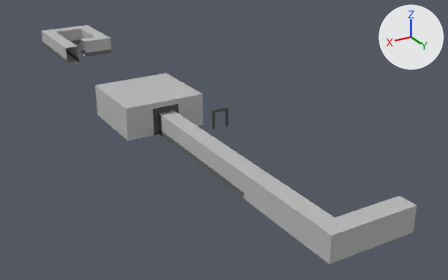
A saved change to the Blender file Working/Scenes/level4.blend.
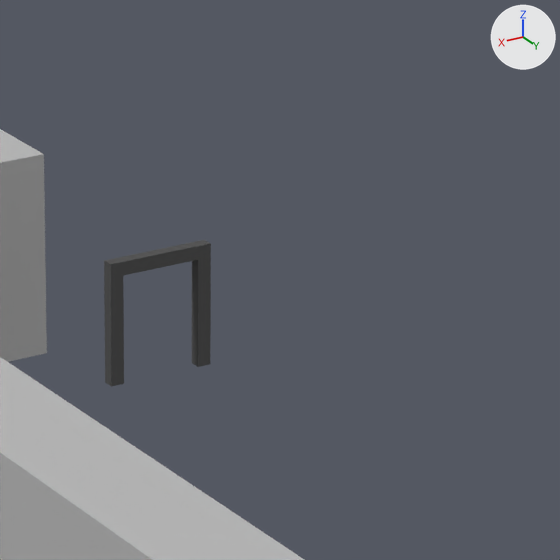
There are two pictures of each version: one whole from a camera (50 mm lens) standing at (-7.1, 179.1, 47.9) and looking at (-68.2, 77.1, -3.1), one close up on the part from 44% to 63% of the width and 25% to 56% of the height. Every picture has the same lights, and +X, +Y and +Z are marked at upper right. The same objects are shown in both versions, whatever each file hides.

In view in the first close-up: '1_Cube', '1_Plane'.
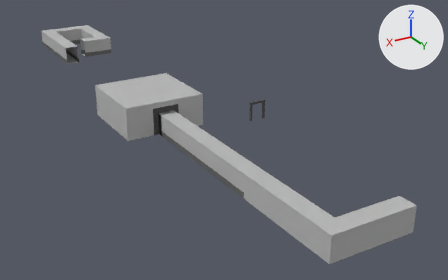
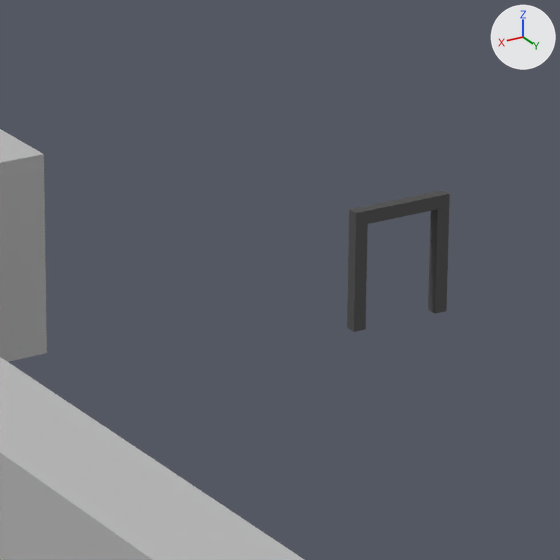
Boxes [x1, y1, x2, y2] around the edits, measured in the close-ups (560 x 560 px):
```json
{"object": "1_Cube", "change": "moved", "before": [104, 240, 211, 387], "after": [347, 190, 450, 332]}
```

Edits to the scene script, one JSON object a line:
```json
{"op": "set", "path": "ob_1_cube.location", "old": "(-73.5, 68.5, -5.0)", "new": "(-83.5, 68.5, -5.0)"}
```
